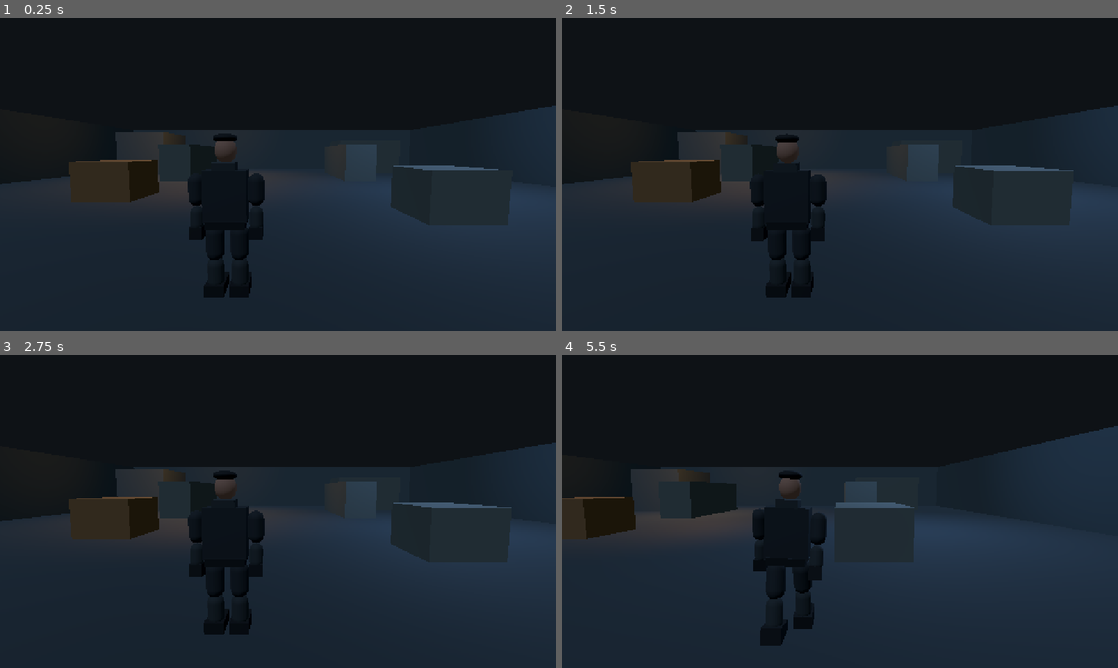
Above: before the commit, frames 1-4 (two rows, left to right).
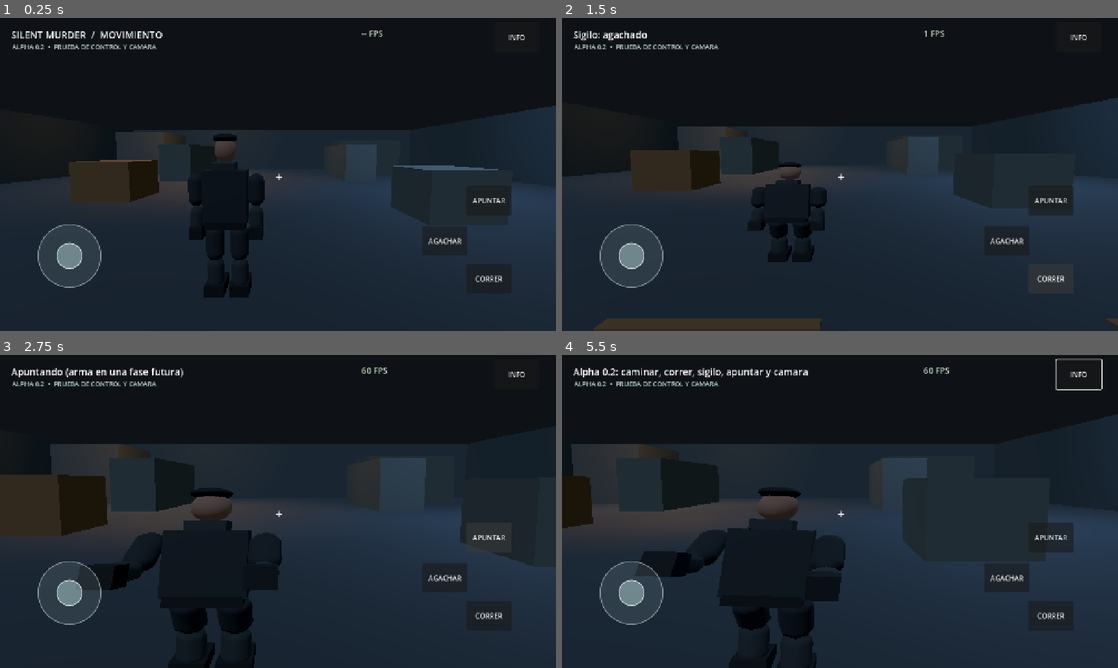
Above: after the commit, the same moments.

Repository: LoloscarPrr/Silent-murder
Game: Godot game, scene res://scenes/main.tscn
Two runs of this game, one before a commit and one after it. Both use one fixed random seed, a clock stepped at 60 frames per second and the inputs below.
Inputs (mouse positions are in pixels of both pictures, inside the frame that each line leads up to):
- Up to frame 1 (0.25 s): no input
- Up to frame 2 (1.5 s): click (1006, 240) at 0.5 s, where only the run after the commit has a clickable "AGACHAR"; click (1051, 277) at 1.25 s, where only the run after the commit has a clickable "CORRER"
- Up to frame 3 (2.75 s): click (489, 536) at 2 s, where only the run after the commit has a clickable "APUNTAR"
- Up to frame 4 (5.5 s): click (1079, 373) at 2.75 s, where only the run after the commit has a clickable "INFO"; tap Enter at 3.5 s; move the mouse to (962, 495) at 3.52 s; hold Right (ui_right) 3.53-4.25 s; click (962, 495) at 3.67 s; drag from (728, 527) to (812, 574) at 4.27 s; move the mouse to (895, 442) at 5.02 s; hold Right (ui_right) from 5.03 s (still down)

The runs differ from the first frame. In frame 1, 1.8% of the frame differs, in the area x 2-95%, y 4-87%; in frame 2, 8.2%; in frame 3, 20%; in frame 4, 21%, in the area x 0-100%, y 1-100%.
Error before the commit: Parse Error: Identifier "_fps_label" not declared in the current scope. (res://scripts/mobile_controls.gd:46)

Commit message:
fix(0.2): definir lectura FPS en HUD

Diff:
--- a/scripts/mobile_controls.gd
+++ b/scripts/mobile_controls.gd
@@ -10,6 +10,8 @@
 var _joystick_visual: Control
 var _status: Label
 var _crosshair: Label
+var _fps_label: Label
+var _fps_accumulator := 0.0
 
 func _ready() -> void:
  _surface = Control.new()
@@ -63,6 +65,12 @@
   _joystick_center = Vector2(_surface.size.x*.125,_surface.size.y*.76)
   _joystick_knob = _joystick_center
  _redraw_joystick()
+
+func _process(delta: float) -> void:
+ _fps_accumulator += delta
+ if _fps_accumulator >= .5 and _fps_label != null:
+  _fps_accumulator = 0.0
+  _fps_label.text = "%d FPS" % Engine.get_frames_per_second()
 
 func _input(event: InputEvent) -> void:
  if operative == null:
